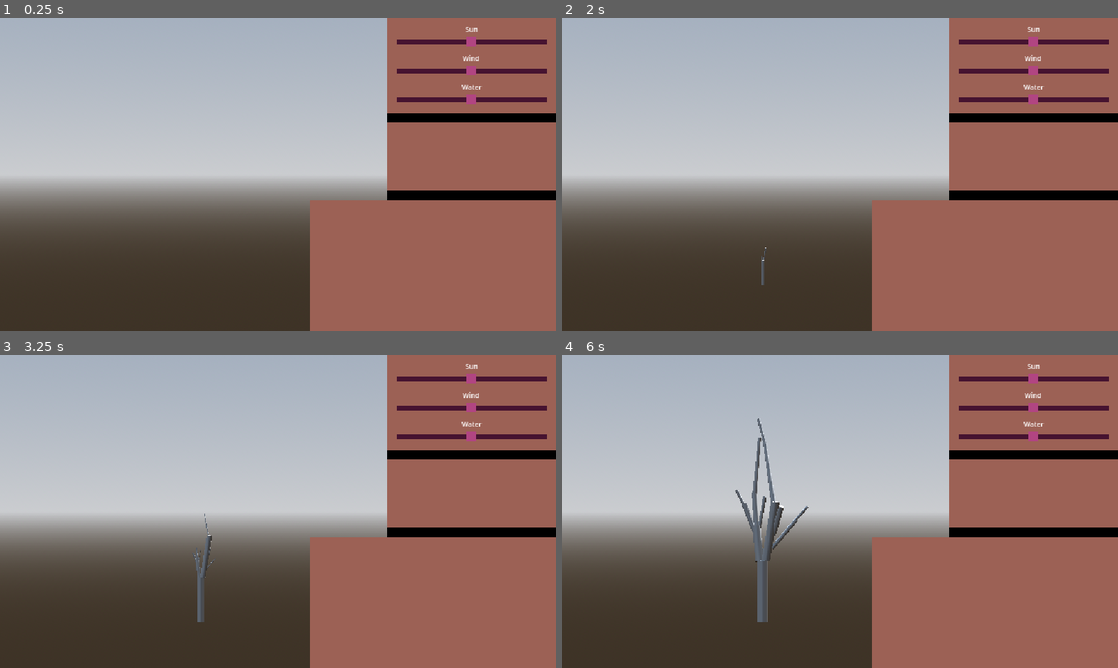
Above: before the commit, frames 1-4 (two rows, left to right).
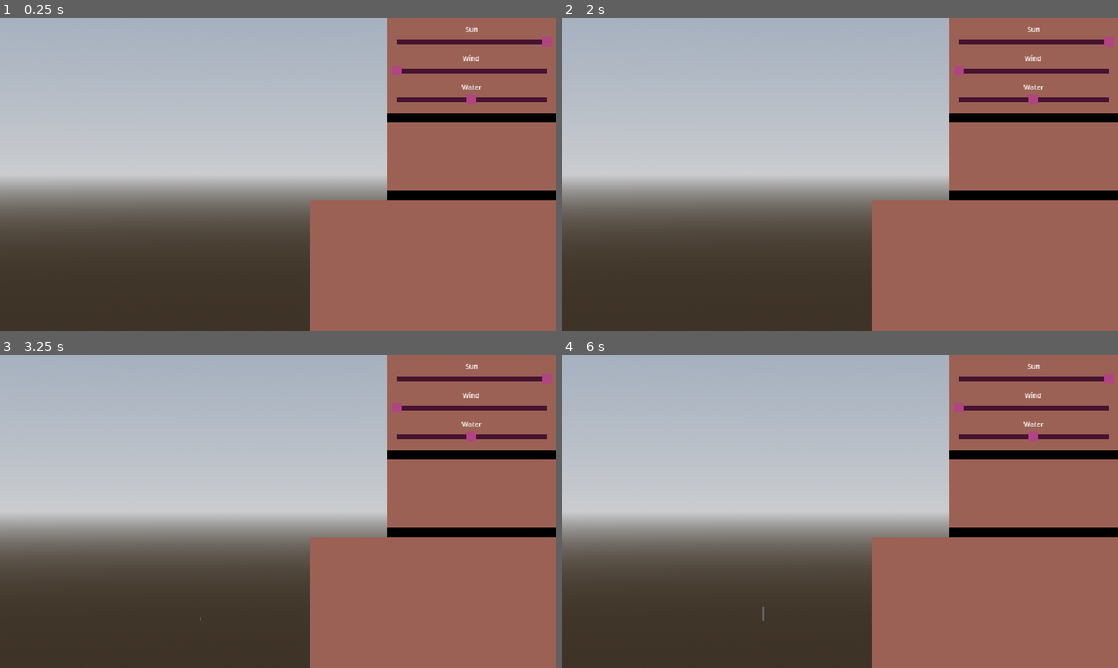
Above: after the commit, the same moments.

Repository: JeppeLindberg/comfy-jam-autumn-2025
Game: Godot game, scene res://scenes/main.tscn
Two runs of this game, one before a commit and one after it. Both use one fixed random seed, a clock stepped at 60 frames per second and the inputs below.
Inputs (mouse positions are in pixels of both pictures, inside the frame that each line leads up to):
- Up to frame 1 (0.25 s): no input
- Up to frame 2 (2 s): tap Enter at 0.5 s; move the mouse to (962, 158) at 0.52 s; tap Space at 1.25 s; move the mouse to (728, 190) at 1.27 s
- Up to frame 3 (3.25 s): tap Enter at 2 s; move the mouse to (333, 442) at 2.02 s; tap Space at 2.75 s; move the mouse to (250, 574) at 2.77 s
- Up to frame 4 (6 s): tap Enter at 3.5 s; move the mouse to (1006, 558) at 3.52 s; move the mouse to (673, 464) at 4.27 s; move the mouse to (867, 511) at 5.02 s; move the mouse to (756, 433) at 5.77 s

The runs differ from the first frame. In frame 1, 0.2% of the frame differs, in the area x 70-100%, y 6-19%; in frame 2, 0.3%; in frame 3, 0.5%; in frame 4, 1.6%, in the area x 31-100%, y 6-86%.

Commit message:
progress

Diff:
--- a/scenes/main.tscn
+++ b/scenes/main.tscn
@@ -22,6 +22,7 @@
 [ext_resource type="PackedScene" uid="uid://d0p80on5l55d1" path="res://prefabs/ui_parameter.tscn" id="17_dp3eg"]
 [ext_resource type="Script" uid="uid://4jkiu32j3a8p" path="res://scripts/connector.gd" id="17_muem4"]
 [ext_resource type="PackedScene" uid="uid://couusae3a5or8" path="res://prefabs/ui_card_1.tscn" id="20_gqmmt"]
+[ext_resource type="Script" uid="uid://dw6h3p0rj8iau" path="res://scripts/ui_stats_text.gd" id="23_pm3ni"]
 
 [sub_resource type="ProceduralSkyMaterial" id="ProceduralSkyMaterial_jbj1t"]
 sky_horizon_color = Color(0.662243, 0.671743, 0.686743, 1)
@@ -58,6 +59,8 @@
 
 [node name="parameters" type="Node3D" parent="." node_paths=PackedStringArray("sun_ui_parameter", "wind_ui_parameter", "water_ui_parameter")]
 script = ExtResource("2_dp3eg")
+sun = 1.0
+wind = -1.0
 sun_ui_parameter = NodePath("../ui/panel/container/parameter_panel/parameter_container/parameter_sun")
 wind_ui_parameter = NodePath("../ui/panel/container/parameter_panel/parameter_container/parameter_wind")
 water_ui_parameter = NodePath("../ui/panel/container/parameter_panel/parameter_container/parameter_water")
@@ -78,6 +81,7 @@
 stump_prefabs = Array[PackedScene]([ExtResource("2_jkv2x"), ExtResource("3_jbj1t"), ExtResource("1_o5qli")])
 branch_prefabs = Array[PackedScene]([ExtResource("5_muem4"), ExtResource("6_dp3eg"), ExtResource("7_0ld40"), ExtResource("8_gqmmt"), ExtResource("9_yc10j"), ExtResource("10_jscy8"), ExtResource("11_pm3ni"), ExtResource("12_y6deb"), ExtResource("13_og1vs"), ExtResource("14_2wyq8")])
 growth = 9.6
+secs_to_full_grown = 20.0
 
 [node name="stump" parent="tree" groups=["tree_part"] instance=ExtResource("2_jkv2x")]
 top_level = true
@@ -281,6 +285,7 @@
 text = "[color=green]+ sun absorption[/color]
 [color=red]- wind resistance[/color]"
 fit_content = true
+script = ExtResource("23_pm3ni")
 
 [node name="card_panel" type="Panel" parent="ui/panel/container"]
 self_modulate = Color(0.612402, 0.38127, 0.335364, 1)
--- a/scripts/stats.gd
+++ b/scripts/stats.gd
@@ -1,4 +1,6 @@
 extends Node3D
+
+@onready var parameters = get_node('/root/main/parameters')
 
 @export var sun_absorption: int = 0
 @export var wind_resistance: int = 0
@@ -22,51 +24,18 @@
 
 
 func _update_stats():
-	var replace_txt = ''
-	stats_text.text = ''
+	print('sun_absorption: '+str(sun_absorption)+' wind_resistance: '+str(wind_resistance)+' water_absorption: '+str(water_absorption))
+	stats_text.update()
 
-	if sun_absorption > 0:
-		replace_txt = ''
-		for i in range(sun_absorption):
-			replace_txt += '+'
-		if stats_text.text != '':
-			stats_text.text += '\n'
-		stats_text.text += '[color=green]'+replace_txt+' sun absorption[/color]'
-	if wind_resistance > 0:
-		replace_txt = ''
-		for i in range(wind_resistance):
-			replace_txt += '+'
-		if stats_text.text != '':
-			stats_text.text += '\n'
-		stats_text.text += '[color=green]'+replace_txt+' wind resistance[/color]'
-	if water_absorption > 0:
-		replace_txt = ''
-		for i in range(water_absorption):
-			replace_txt += '+'
-		if stats_text.text != '':
-			stats_text.text += '\n'
-		stats_text.text += '[color=green]'+replace_txt+' water absorption[/color]'
 
-	if sun_absorption < 0:
-		replace_txt = ''
-		for i in range(-sun_absorption):
-			replace_txt += '-'
-		if stats_text.text != '':
-			stats_text.text += '\n'
-		stats_text.text += '[color=red]'+replace_txt+' sun absorption[/color]'
-	if wind_resistance < 0:
-		replace_txt = ''
-		for i in range(-wind_resistance):
-			replace_txt += '-'
-		if stats_text.text != '':
-			stats_text.text += '\n'
-		stats_text.text += '[color=red]'+replace_txt+' wind resistance[/color]'
-	if water_absorption < 0:
-		replace_txt = ''
-		for i in range(-water_absorption):
-			replace_txt += '-'
-		if stats_text.text != '':
-			stats_text.text += '\n'
-		stats_text.text += '[color=red]'+replace_txt+' water absorption[/color]'
+func get_growth_factor():
+	var sun_factor_calc = (sun_absorption + 3.0) * inverse_lerp(-1.0, 1.0, parameters.sun)
+	sun_factor_calc = clampf(sun_factor_calc, 0.0, 10.0)
 
-	print('sun_absorption: '+str(sun_absorption)+' wind_resistance: '+str(wind_resistance)+' water_absorption: '+str(water_absorption))
+	var wind_factor_calc = (wind_resistance + 3.0) * inverse_lerp(-1.0, 1.0, parameters.wind)
+	wind_factor_calc = clampf(wind_factor_calc, 0.0, 10.0)
+
+	var water_factor_calc = (water_absorption + 3.0) * inverse_lerp(-1.0, 1.0, parameters.water)
+	water_factor_calc = clampf(water_factor_calc, 0.0, 10.0)
+
+	return clampf((sun_factor_calc + wind_factor_calc + water_factor_calc) / 9.0, 0.0, 10.0)
--- a/scripts/tree.gd
+++ b/scripts/tree.gd
@@ -2,6 +2,7 @@
 extends Node3D
 
 @onready var cards = get_node('/root/main/cards')
+@onready var stats = get_node('/root/main/stats')
 
 @export var main: Node3D
 
@@ -14,6 +15,8 @@
 
 @export_range(0.0, 1.0) var growth = 1.0
 var prev_growth = 0.0
+
+@export var secs_to_full_grown = 13.0
 
 
 func _ready():
@@ -100,13 +103,13 @@
 
 func _process(delta):
 	if not Engine.is_editor_hint():
-		growth += clampf(0.1 * delta, 0.0, 1.0)
+		growth += clampf(stats.get_growth_factor() *( 1.0/secs_to_full_grown )* delta, 0.0, 1.0)
 		if growth > 1.0:
 			growth = 1.0
 
 	if prev_growth != growth:
 		_update_growth()
-	else:
+	elif growth > 0.01:
 		_done_growing()
 
 	if Engine.is_editor_hint():
--- /dev/null
+++ b/scripts/ui_stats_text.gd
@@ -0,0 +1,53 @@
+extends RichTextLabel
+
+
+@onready var stats = get_node('/root/main/stats')
+
+
+func update():
+	var replace_txt = ''
+	self.text = ''
+
+	if stats.sun_absorption > 0:
+		replace_txt = ''
+		for i in range(stats.sun_absorption):
+			replace_txt += '+'
+		if self.text != '':
+			self.text += '\n'
+		self.text += '[color=green]'+replace_txt+' sun absorption[/color]'
+	if stats.wind_resistance > 0:
+		replace_txt = ''
+		for i in range(stats.wind_resistance):
+			replace_txt += '+'
+		if self.text != '':
+			self.text += '\n'
+		self.text += '[color=green]'+replace_txt+' wind resistance[/color]'
+	if stats.water_absorption > 0:
+		replace_txt = ''
+		for i in range(stats.water_absorption):
+			replace_txt += '+'
+		if self.text != '':
+			self.text += '\n'
+		self.text += '[color=green]'+replace_txt+' water absorption[/color]'
+
+	if stats.sun_absorption < 0:
+		replace_txt = ''
+		for i in range(-stats.sun_absorption):
+			replace_txt += '-'
+		if self.text != '':
+			self.text += '\n'
+		self.text += '[color=red]'+replace_txt+' sun absorption[/color]'
+	if stats.wind_resistance < 0:
+		replace_txt = ''
+		for i in range(-stats.wind_resistance):
+			replace_txt += '-'
+		if self.text != '':
+			self.text += '\n'
+		self.text += '[color=red]'+replace_txt+' wind resistance[/color]'
+	if stats.water_absorption < 0:
+		replace_txt = ''
+		for i in range(-stats.water_absorption):
+			replace_txt += '-'
+		if self.text != '':
+			self.text += '\n'
+		self.text += '[color=red]'+replace_txt+' water absorption[/color]'
Not shown: 1 places in scenes/main.tscn that only renumber resources
Not shown, added: scripts/ui_stats_text.gd.uid
